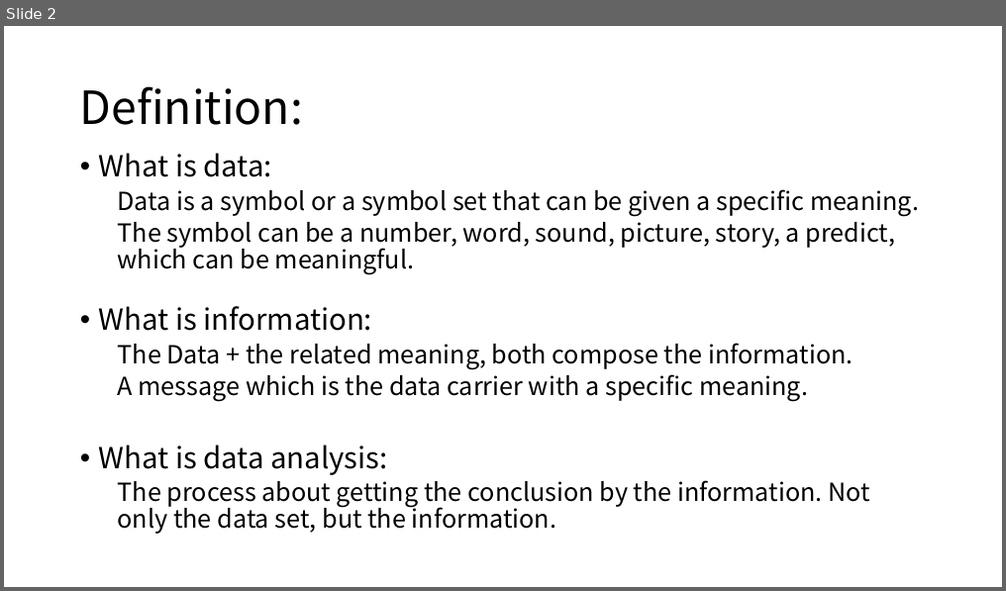
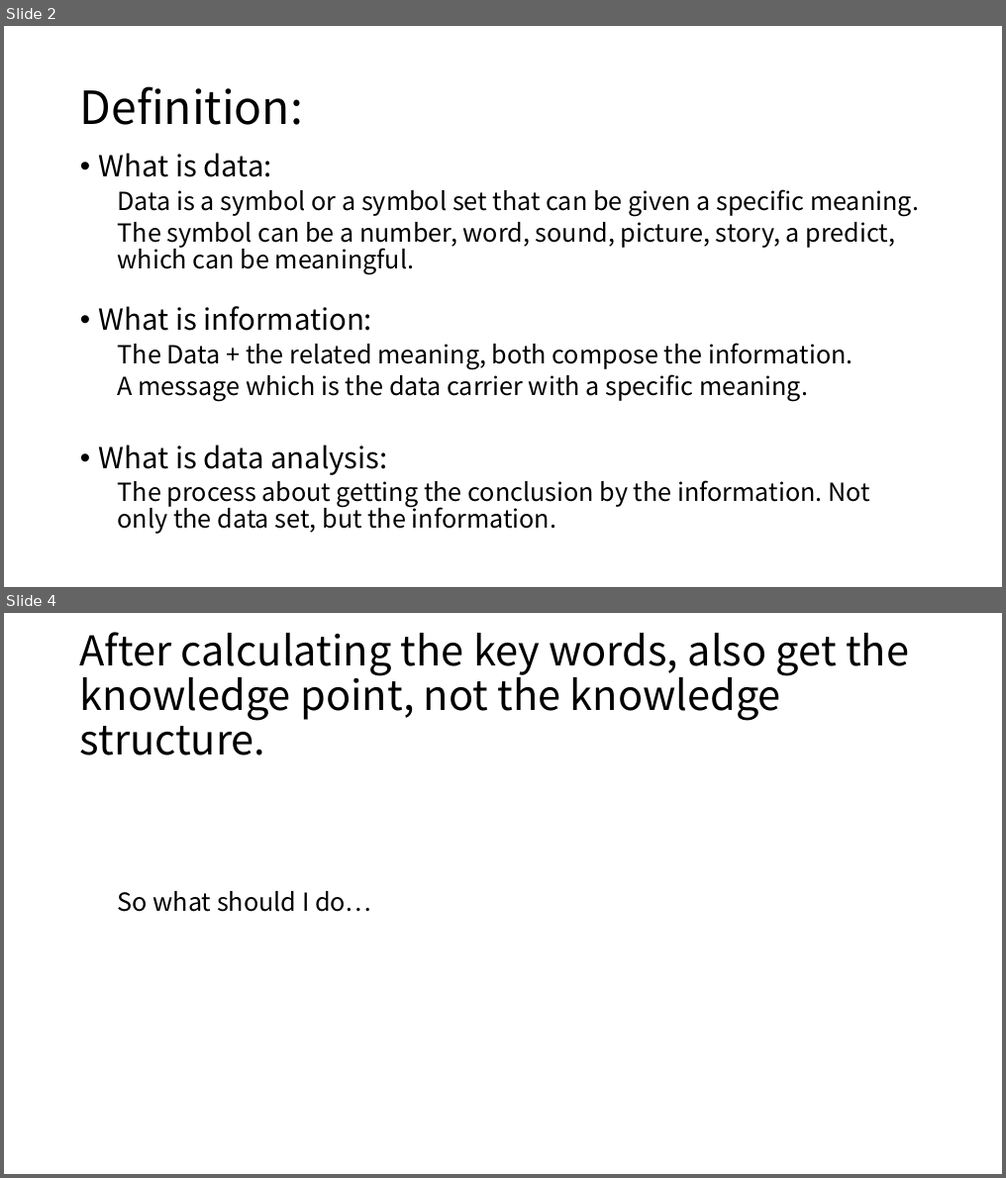
Before and after one commit to zicheng-pan/python-requestforlagou, a slide deck: New Microsoft PowerPoint 演示文稿.pptx. Shown one above the other, each under a label of ours: slide 2 before the commit, slides 2 and 4 after it; the slides between them are not shown. The pictures are 1006x591 and 1006x1178 pixels, drawn with LibreOffice and Linux fonts; fonts in the diff are those of the drawing. Boxes give left, top, right and bottom in pixels: in the first picture for what was removed or moved away, otherwise in the second. Text is boxed around its words. In the diff, an @@ line names an element or a change of style, - is before the commit and + after.

```diff
--- a/New Microsoft PowerPoint 演示文稿.pptx
+++ b/New Microsoft PowerPoint 演示文稿.pptx
@@ slide 4 added at bbox=[4, 613, 1002, 1174], background #FFFFFF @@
@@ title added at bbox=[80, 632, 909, 756], 39.6 pt, text #000000 @@
+After calculating the key words, also get the
+knowledge point, not the knowledge structure.
@@ text added at bbox=[118, 891, 371, 912], 24 pt, text #000000 @@
+  So what should I do…
```
Also in this commit, not shown: 1 slide changed, 3 other slides added, 1 slide removed, 6 other files.
